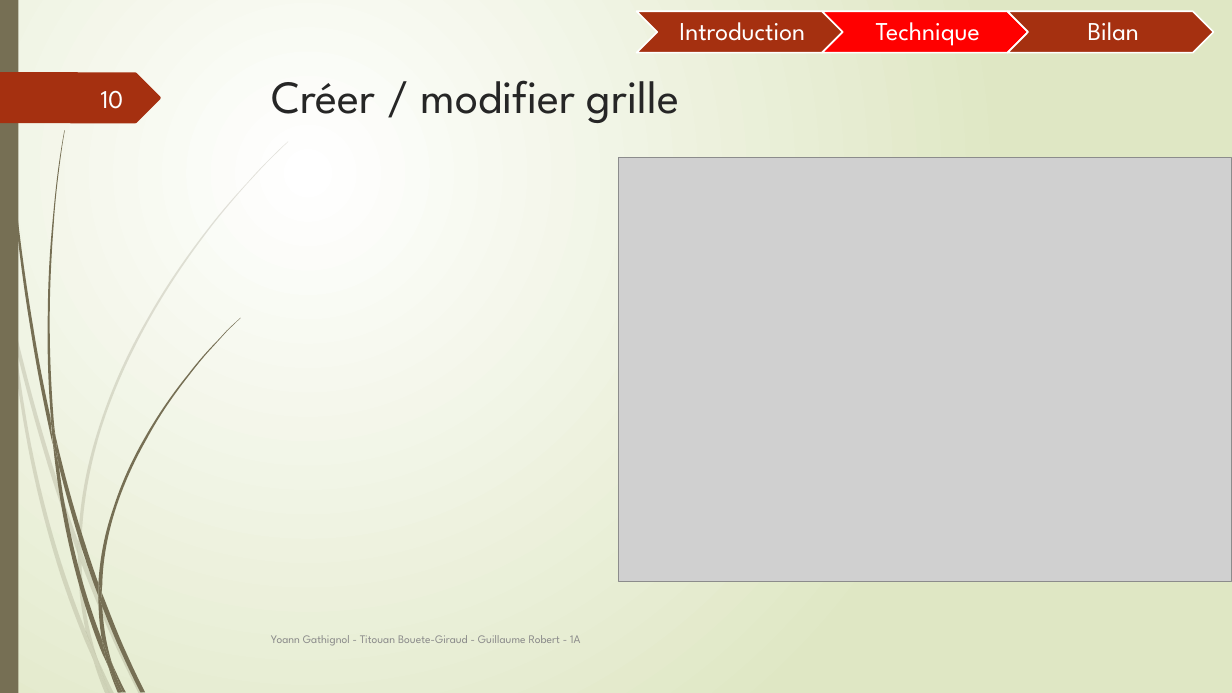
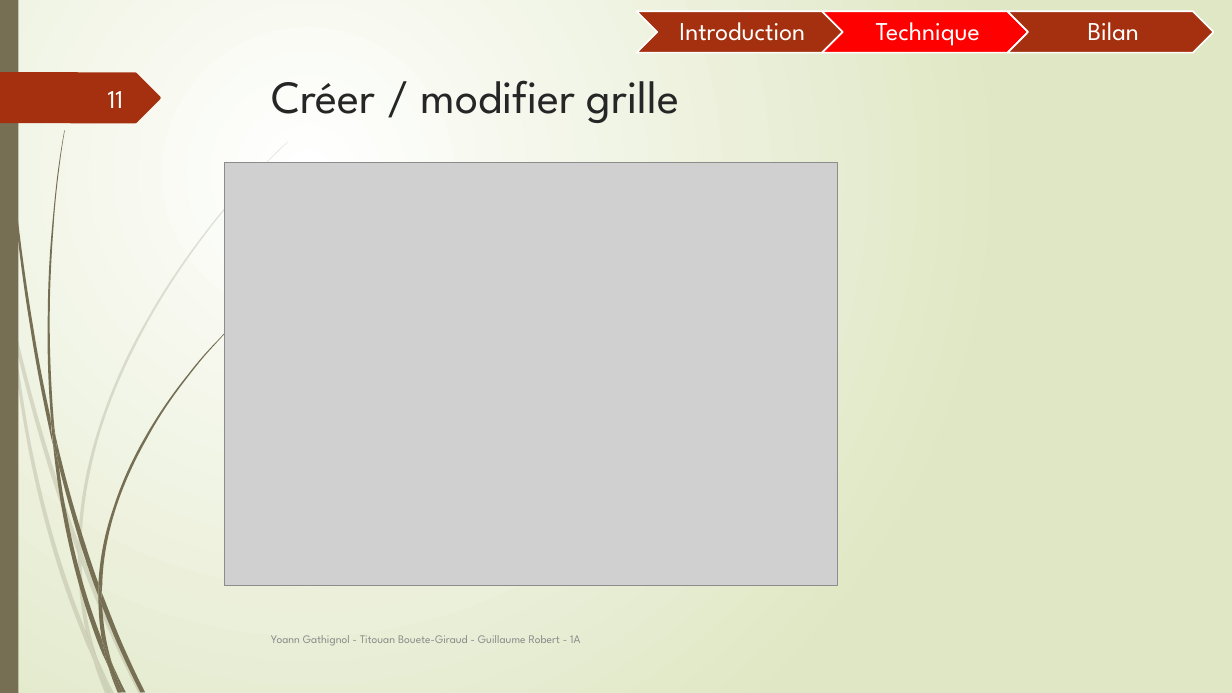
Before and after one commit to Guyoms/PTUT2016, a slide deck: slide 11 of IHearISay/I_HEAR_I_SAY_Points_Techniques.pptx (slide 10 before the commit). Drawn at 1232x693 pixels with LibreOffice and Linux fonts; fonts in the diff are those of the drawing; grey boxes stand for pictures. Boxes give left, top, right and bottom in pixels: in the first picture for what was removed or moved away, otherwise in the second. Text is boxed around its words. In the diff, an @@ line names an element or a change of style, - is before the commit and + after.

```diff
--- a/IHearISay/I_HEAR_I_SAY_Points_Techniques.pptx
+++ b/IHearISay/I_HEAR_I_SAY_Points_Techniques.pptx
@@ page number at box(108, 91, 124, 108): text changed @@
-10
+11
@@ picture: place and size @@
-picture at box(619, 158, 1232, 582)
+picture at box(224, 162, 837, 586)
```
Also in this commit, not shown: 5 other slides changed, 1 slide added.
